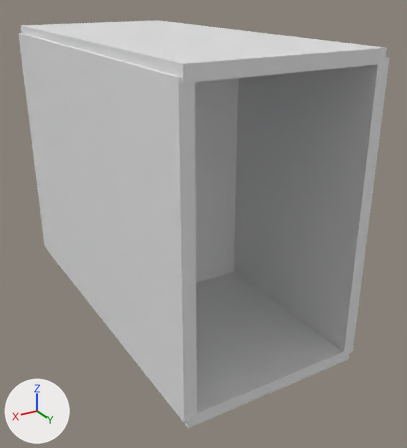
One commit to the glTF model entry/src/main/resources/rawfile/dir/demo1.glb: the scene before it, then after it.
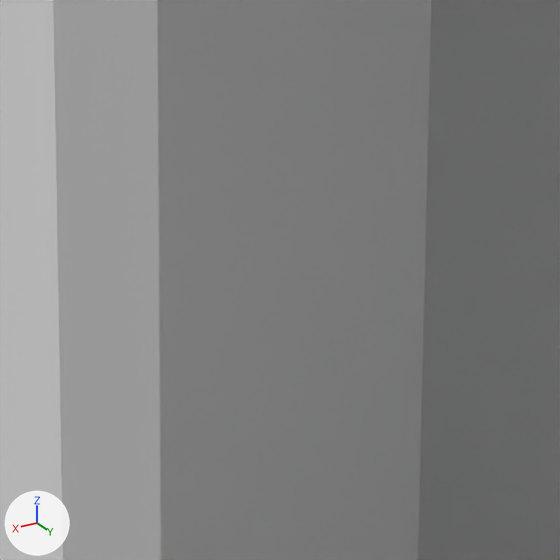
Each version appears first whole from a 50 mm camera at (2.95, 5.7, 2.04) aimed at (-0.23, 0.39, -0.61), and next in a close-up on the part from 42% to 63% of the width and 41% to 59% of the height. Lighting does not change. The marker at lower left points along +X, +Y and +Z. The older version's two pictures come first.

Before the edit, the objects in view are built like this:
```python
me_cube_002 = bpy.data.meshes.new('Cube.002')
me_cube_002.from_pydata(...)  # a box spanning x -0.07..0.07, y -2.17..2.17, z -1.54..1.54
me_cube_002.materials.append(mat_material)  # white #e7e7e7
me_cube_003 = bpy.data.meshes.new('Cube.003')
me_cube_003.from_pydata(...)  # a box spanning x -0.07..0.07, y -2.17..2.17, z -1.54..1.54
me_cube_003.materials.append(mat_material)  # white #e7e7e7
me_cube_004 = bpy.data.meshes.new('Cube.004')
me_cube_004.from_pydata(...)  # a box spanning x -1.0..1.0, y -0.07..0.07, z -1.51..1.51
me_cube_004.materials.append(mat_material)  # white #e7e7e7
ob_cube_002 = bpy.data.objects.new('Cube.002', me_cube_002)
ob_cube_002.location = (0.969, -0.008, -0.108)
ob_cube_003 = bpy.data.objects.new('Cube.003', me_cube_003)
ob_cube_003.location = (-0.98, 0.003, -0.103)
ob_cube_004 = bpy.data.objects.new('Cube.004', me_cube_004)
ob_cube_004.location = (-0.01, -0.011, -0.117)
```
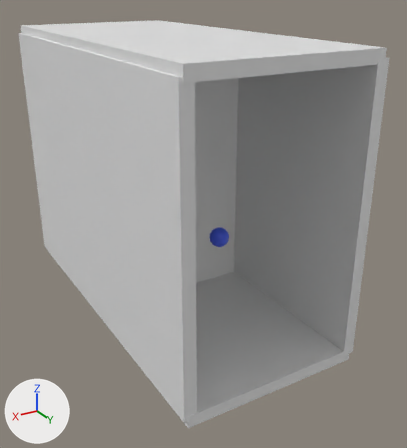
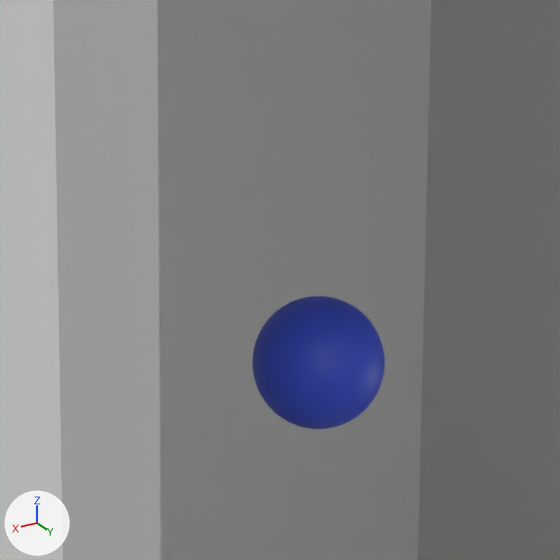
Scene script edits in JSON lines:
```json
{"op": "add", "block": "mat_材质_002", "code": ["mat_材质_002 = principled_material('材质.002')", "mat_材质_002.base_color = (0.0522, 0.103, 0.8)  # blue #415ae7"]}
{"op": "add", "block": "me_球体_001", "code": ["me_球体_001 = bpy.data.meshes.new('球体.001')", "me_球体_001.from_pydata(...)  # 7938 vertices, 15872 faces; spans x -0.102..0.102, y -0.102..0.102, z -0.103..0.103", "me_球体_001.materials.append(mat_材质_002)  # blue #415ae7"]}
{"op": "add", "block": "ob_球体_001", "code": ["ob_球体_001 = bpy.data.objects.new('球体.001', me_球体_001)", "ob_球体_001.location = (0.038, 1.16, -0.419)"]}
```

Boxes [x1, y1, x2, y2] around the edits, measured in the close-ups (560 x 560 px):
```json
{"object": "球体.001", "change": "added", "after": [252, 296, 385, 429], "on screen": "blue"}
```
